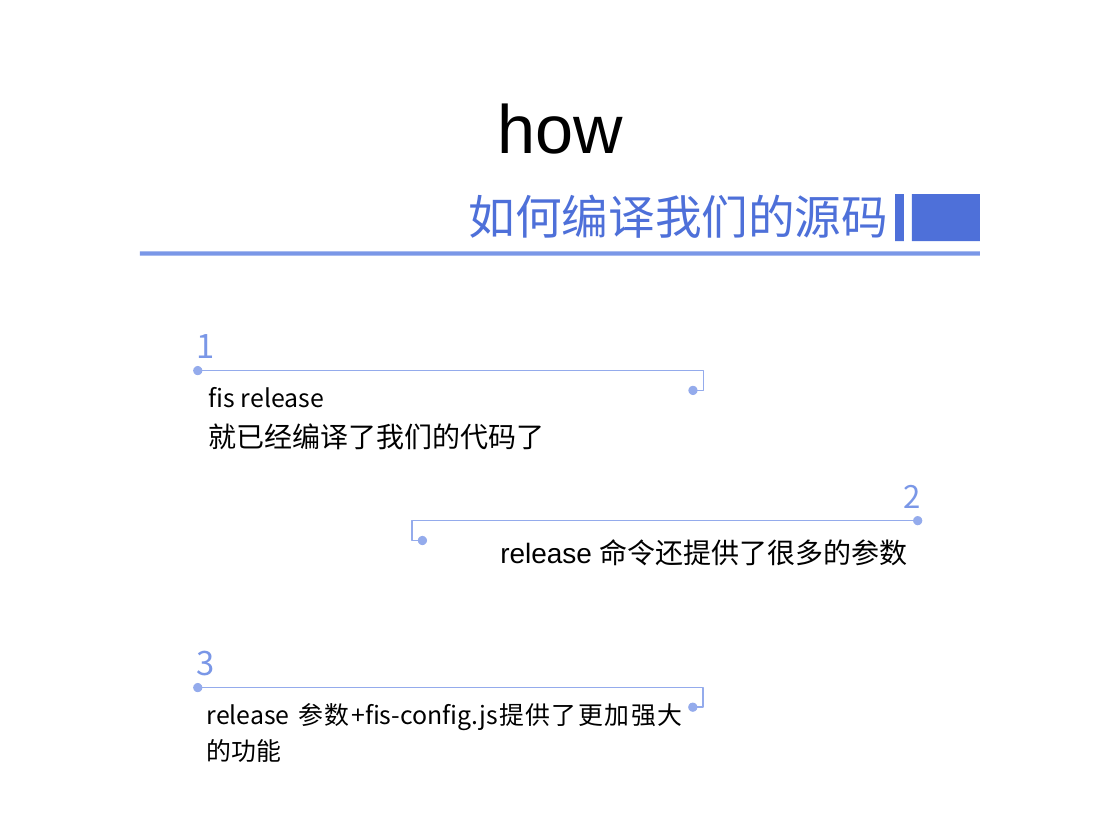
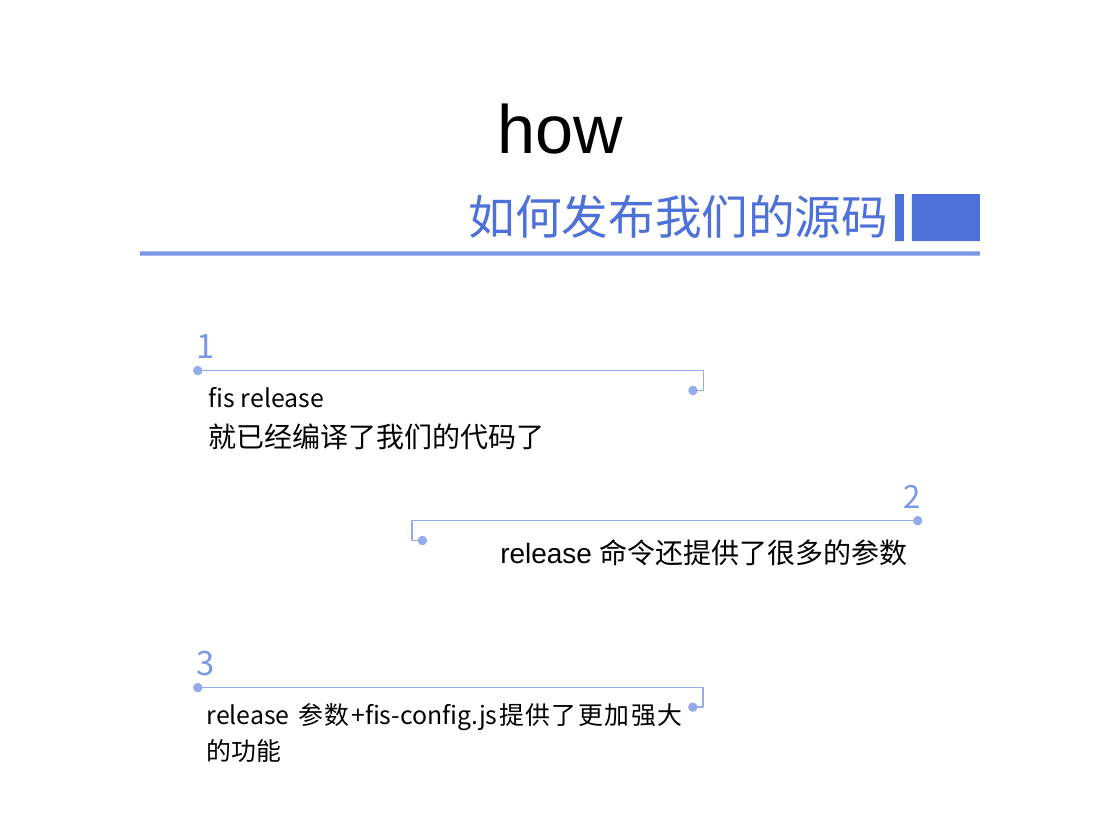
Before and after one commit to somenotes/fis, a slide deck: slide 11 of fis学习.ppt (slide 14 before the commit). Drawn at 1120x840 pixels with LibreOffice and Linux fonts; fonts in the diff are those of the drawing. Boxes give left, top, right and bottom in pixels: in the first picture for what was removed or moved away, otherwise in the second. Text is boxed around its words. In the diff, an @@ line names an element or a change of style, - is before the commit and + after.

```diff
--- a/fis学习.ppt
+++ b/fis学习.ppt
@@ text at [468, 194, 888, 238]: text changed @@
-如何编译我们的源码
+如何发布我们的源码
```
Also in this commit, not shown: 8 other slides changed, 6 slides added, 1 slide removed, 1 other file.
